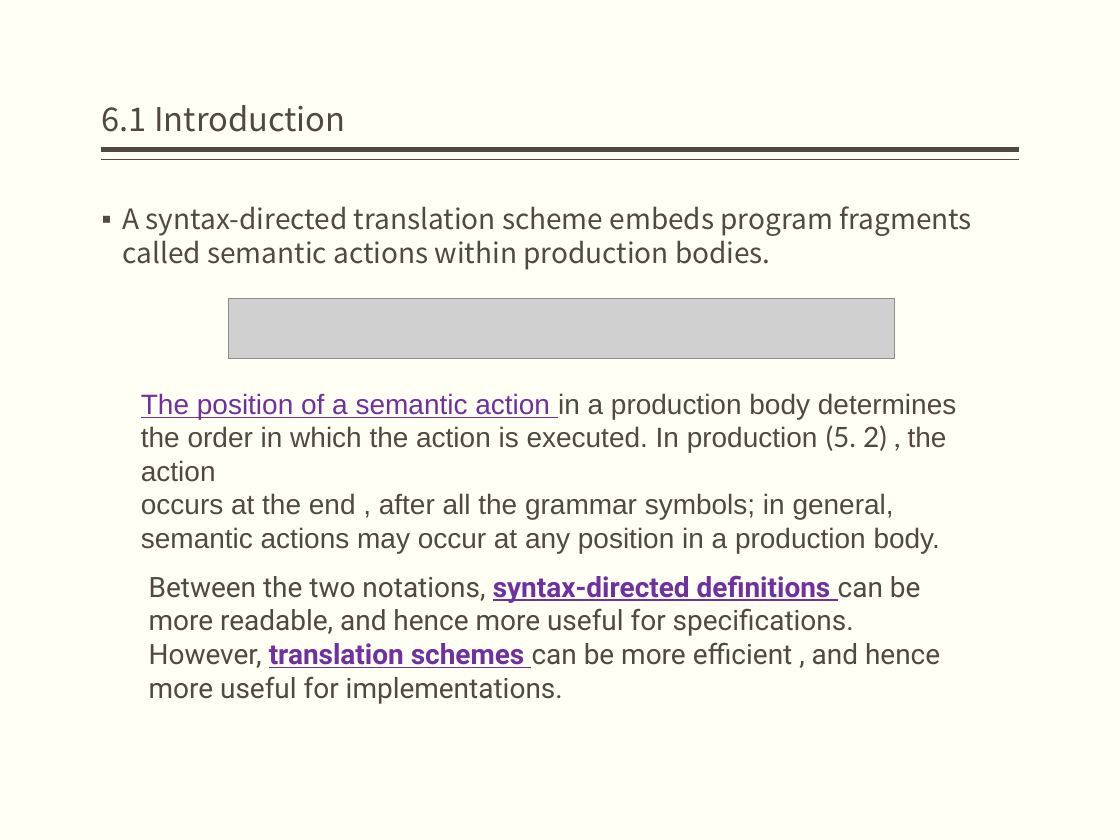
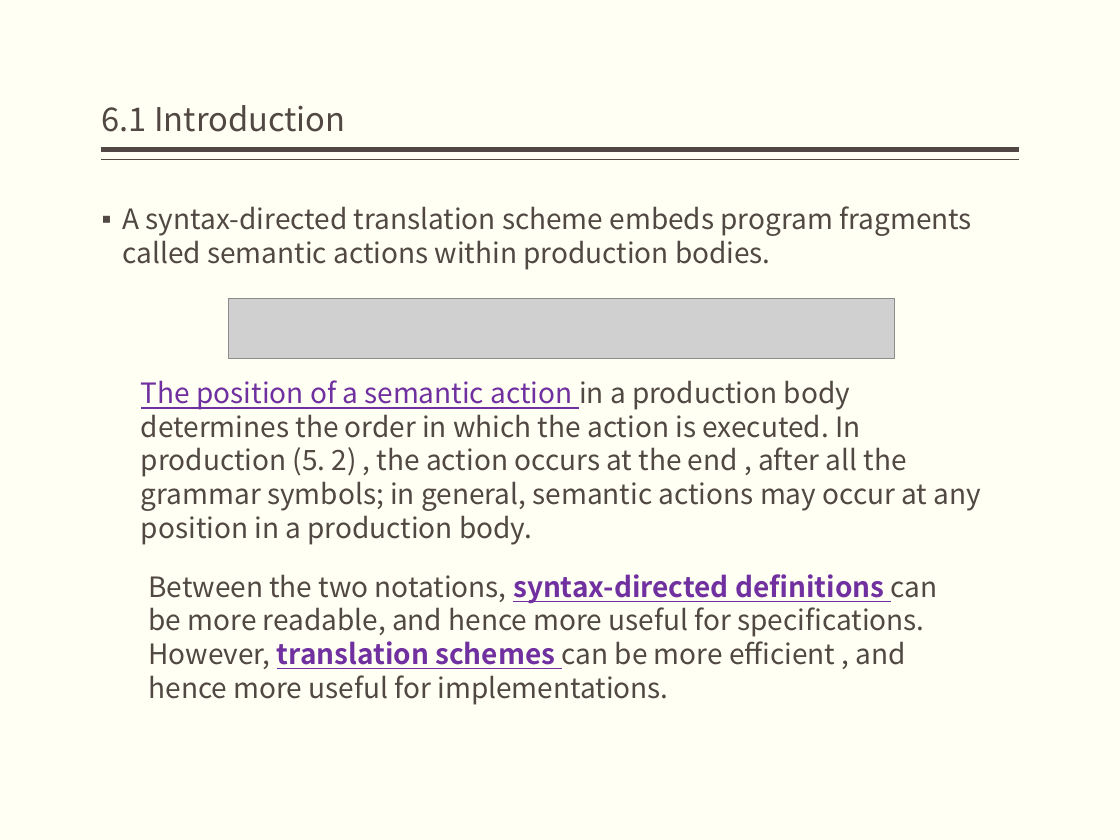
Before and after one commit to jz81/jz81.github.io, a slide deck: slide 5 of course/compiler/lecture/(Spring2020)Lecture6.pptx. Drawn at 1120x840 pixels with LibreOffice and Linux fonts; fonts in the diff are those of the drawing; grey boxes stand for pictures. Boxes give left, top, right and bottom in pixels: in the first picture for what was removed or moved away, otherwise in the second. Text is boxed around its words. In the diff, an @@ line names an element or a change of style, - is before the commit and + after.

```diff
--- a/course/compiler/lecture/(Spring2020)Lecture6.pptx
+++ b/course/compiler/lecture/(Spring2020)Lecture6.pptx
@@ text at (141, 380, 981, 545): text changed; font Arial to Noto Sans CJK SC @@
-The position of a semantic action in a production body determines
-the order in which the action is executed. In production (5. 2) , the action
-occurs at the end , after all the grammar symbols; in general, semantic actions may occur at any position in a production body.
+The position of a semantic action in a production body determines the order in which the action is executed. In production (5. 2) , the action occurs at the end , after all the grammar symbols; in general, semantic actions may occur at any position in a production body.
@@ text "Between the two notations, syntax-directed ..." at (149, 574, 938, 705): font Roboto to Noto Sans CJK SC @@
```
Also in this commit, not shown: 8 other slides changed.
